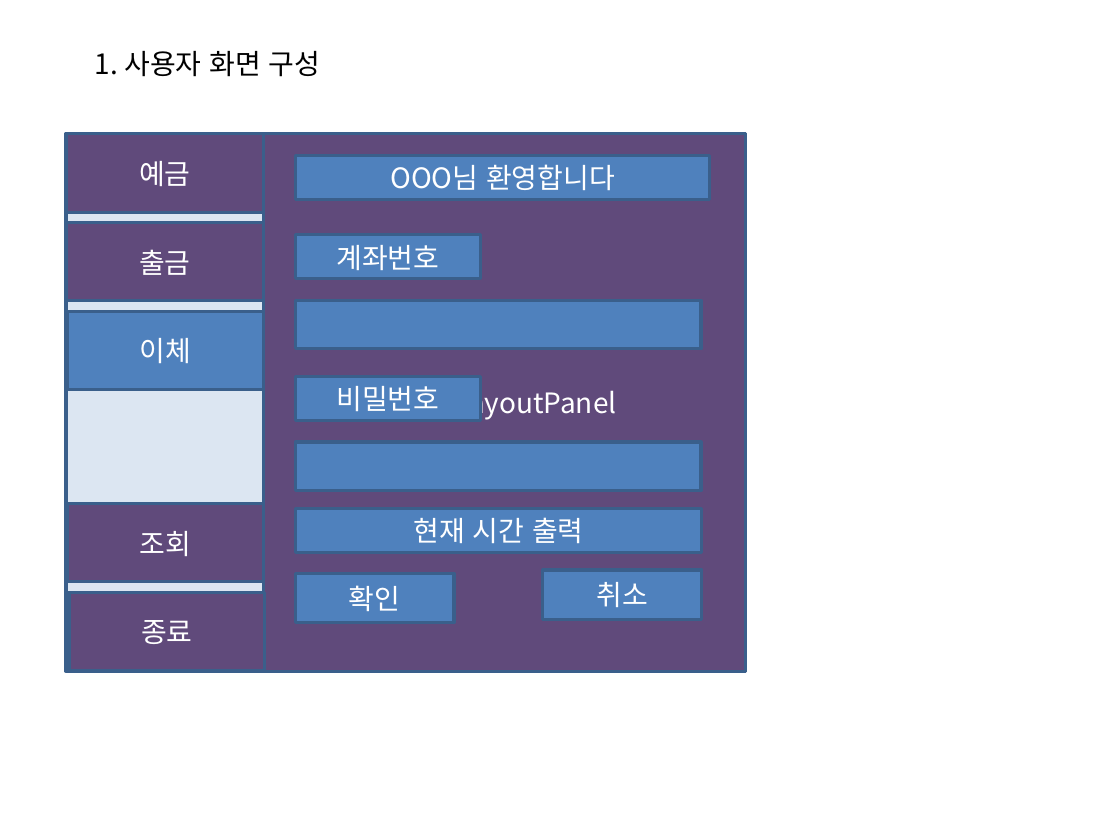
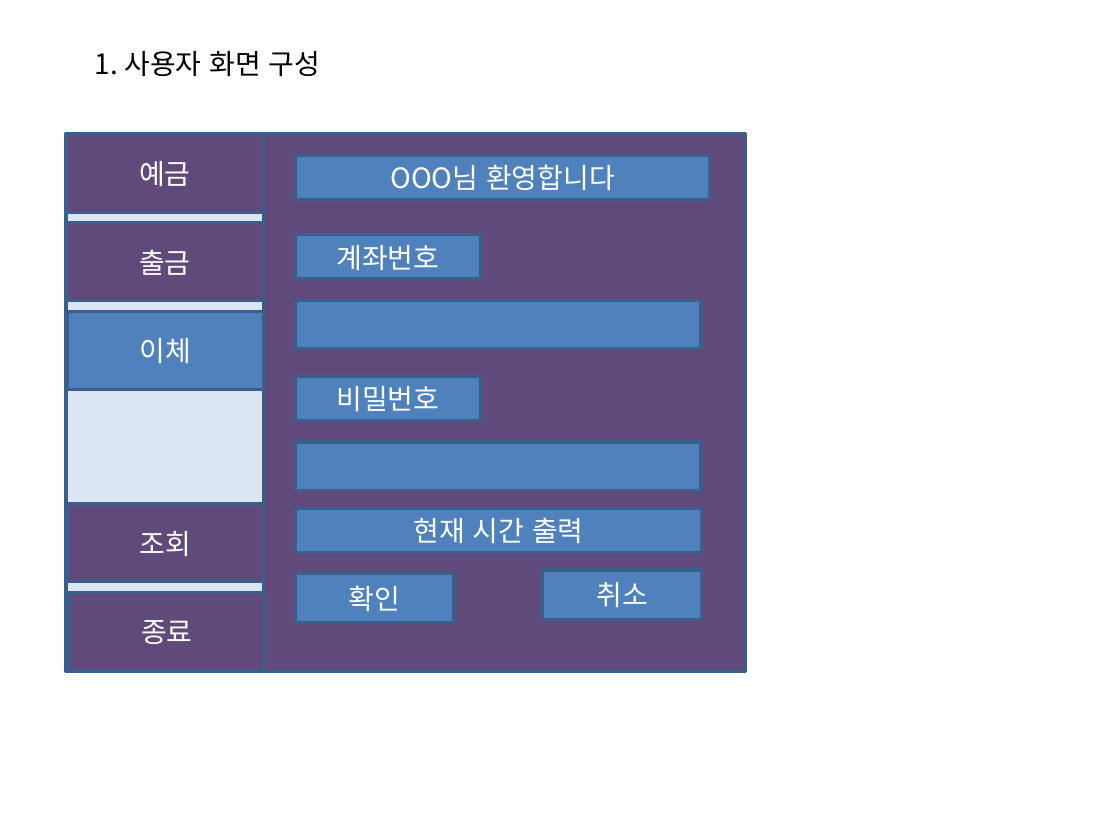
Before and after one commit to S-Onix/BankSystemProject, a slide deck: slide 14 of BankSystem/documentation/banksystem.pptx. Drawn at 1120x840 pixels with LibreOffice and Linux fonts; fonts in the diff are those of the drawing. Boxes give left, top, right and bottom in pixels: in the first picture for what was removed or moved away, otherwise in the second. Text is boxed around its words. In the diff, an @@ line names an element or a change of style, - is before the commit and + after.

```diff
--- a/BankSystem/documentation/banksystem.pptx
+++ b/BankSystem/documentation/banksystem.pptx
@@ text in rectangle at bbox=[392, 385, 616, 420]: text removed @@
-CardLayoutPanel
```
Also in this commit, not shown: 3 other slides changed, 24 other files.
